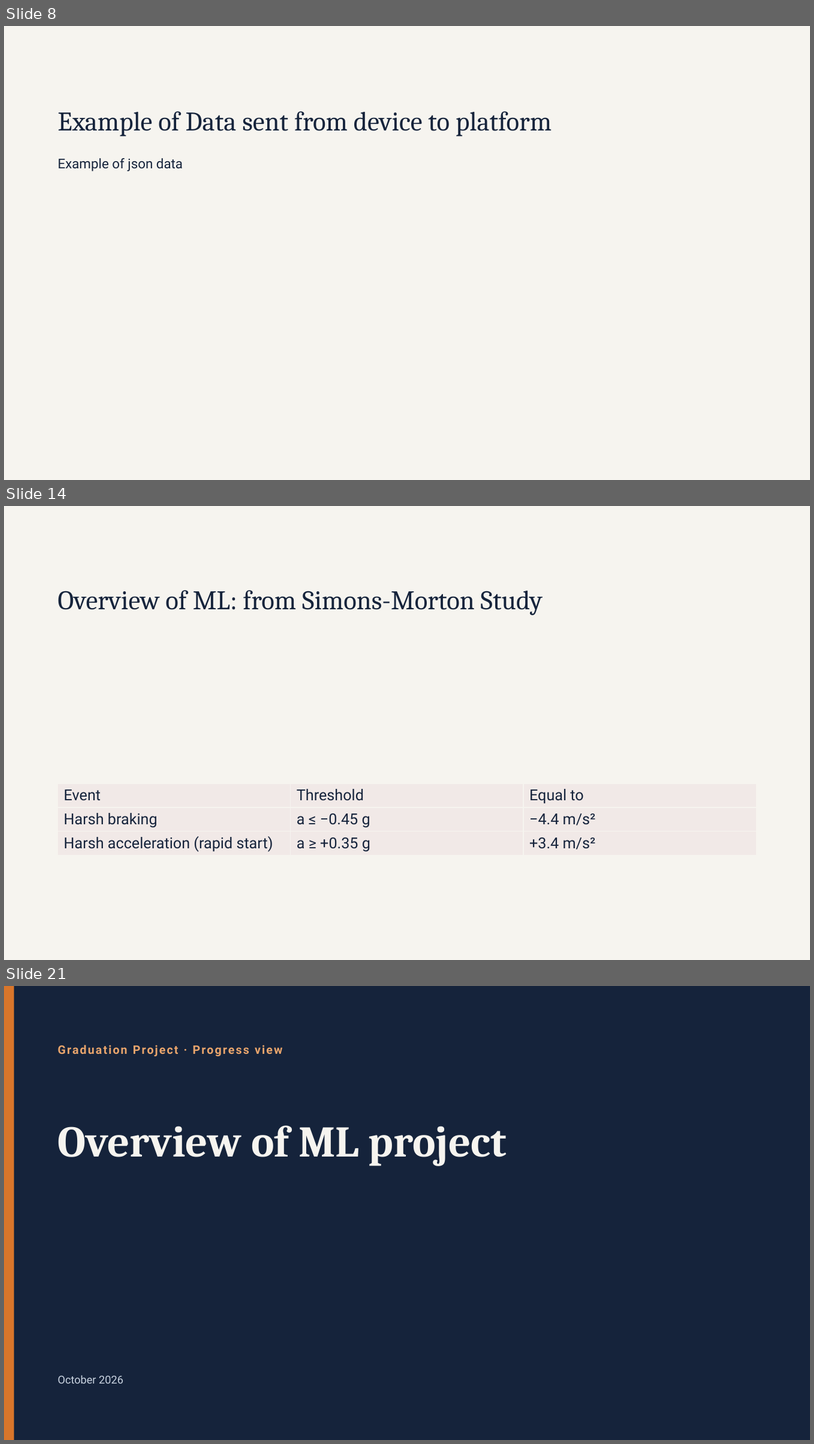
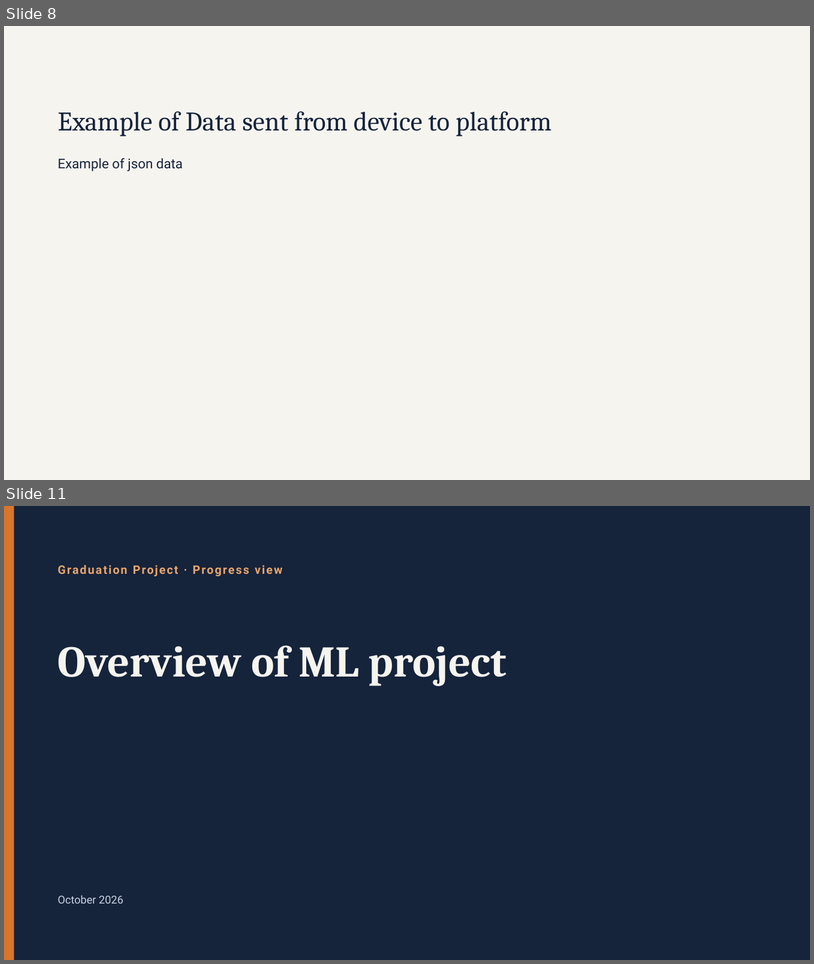
Before and after one commit to Osama-Gamil/Driver-Behaviour-PR, a slide deck: presentation/Driver_Safety_Project_organized.pptx. Shown one above the other, each under a label of ours: slides 8, 14 and 21 before the commit, slides 8 and 11 after it; the slides between them are not shown. The pictures are 814x1444 and 814x964 pixels, drawn with LibreOffice and Linux fonts; fonts in the diff are those of the drawing; grey boxes stand for pictures. Boxes give left, top, right and bottom in pixels: in the first picture for what was removed or moved away, otherwise in the second. Text is boxed around its words. In the diff, an @@ line names an element or a change of style, - is before the commit and + after.

```diff
--- a/presentation/Driver_Safety_Project_organized.pptx
+++ b/presentation/Driver_Safety_Project_organized.pptx
@@ slide 14 removed at bbox=[4, 506, 810, 960], background #F6F4EF @@
@@ title removed at bbox=[58, 590, 543, 615] @@
-Overview of ML: from Simons-Morton Study
@@ table removed at bbox=[58, 784, 756, 856], 3 rows, 3 columns @@
-Event | Threshold | Equal to
-Harsh braking | a ≤ −0.45 g | −4.4 m/s²
-Harsh acceleration (rapid start) | a ≥ +0.35 g | +3.4 m/s²
@@ what was slide 21 is now slide 11 @@
```
Also in this commit, not shown: 11 other slides removed, 1 other file.
